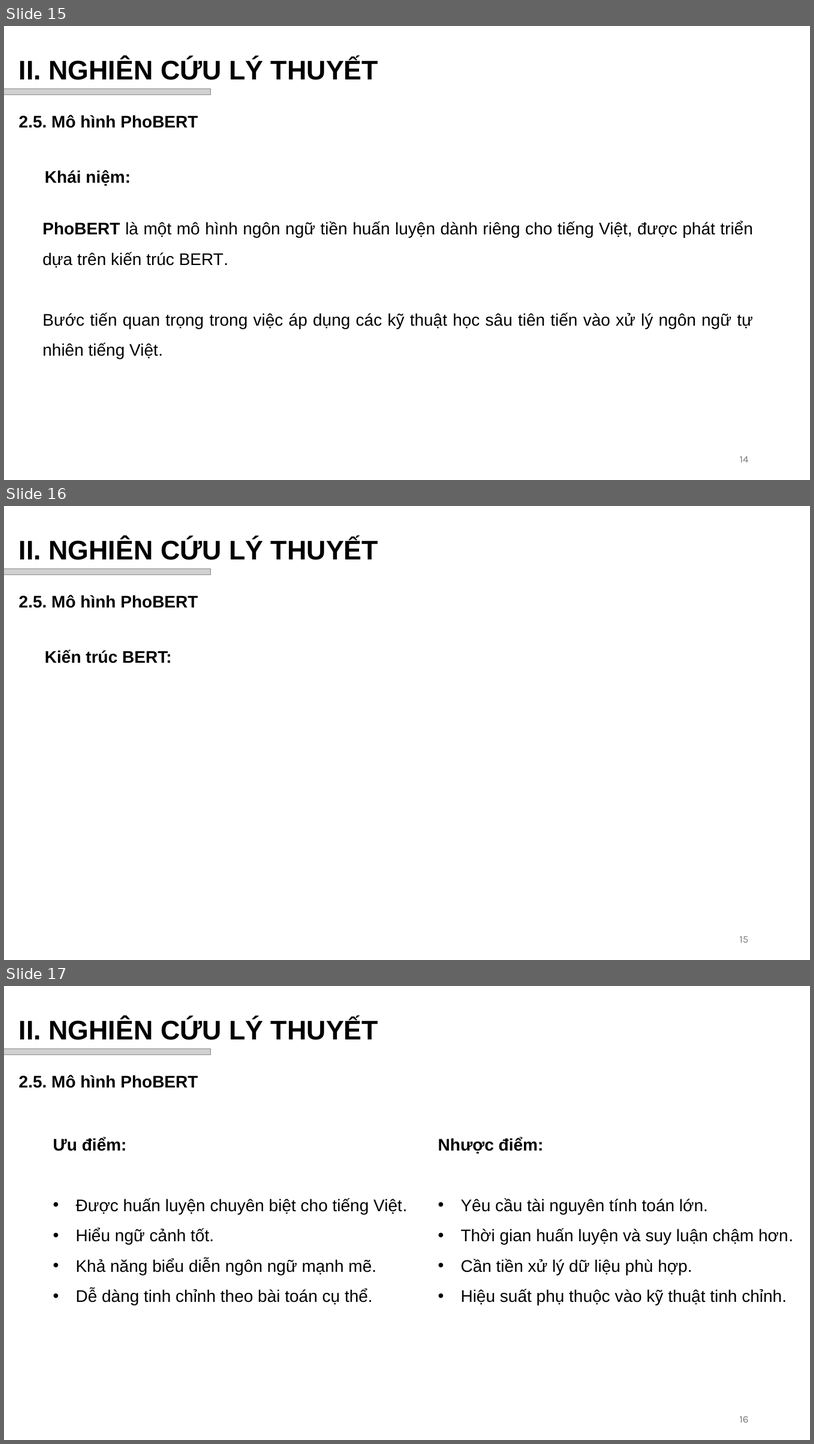
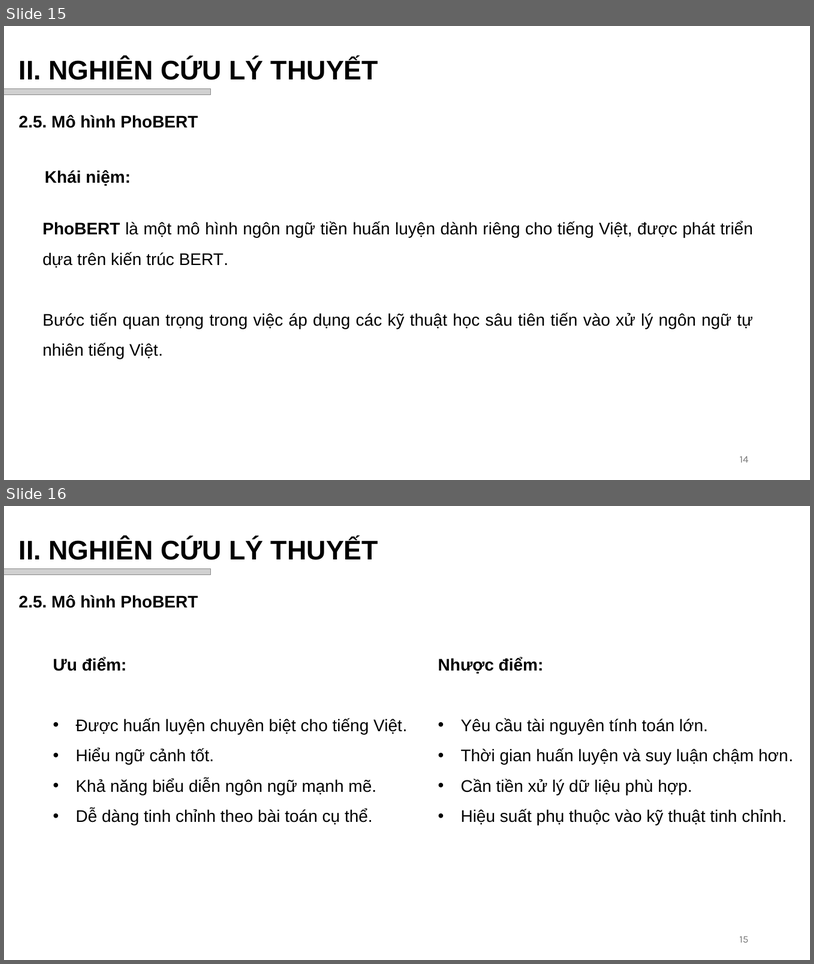
Before and after one commit to vhiepp/tn-da21ttb-110121209-duongvanhiep-sentiment-analysis, a slide deck: docs/pptx/Dương Văn Hiệp_110121209_DA21TTB.pptx. Shown one above the other, each under a label of ours: slides 15, 16 and 17 before the commit, slides 15 and 16 after it. The pictures are 814x1444 and 814x964 pixels, drawn with LibreOffice and Linux fonts; fonts in the diff are those of the drawing; grey boxes stand for pictures; background and template pictures are left out. Boxes give left, top, right and bottom in pixels: in the first picture for what was removed or moved away, otherwise in the second. Text is boxed around its words. In the diff, an @@ line names an element or a change of style, - is before the commit and + after.

```diff
--- a/docs/pptx/Dương Văn Hiệp_110121209_DA21TTB.pptx
+++ b/docs/pptx/Dương Văn Hiệp_110121209_DA21TTB.pptx
@@ slide 16 removed at (x1=4, y1=506, x2=810, y2=960), background #FFFFFF @@
@@ text removed at (x1=19, y1=538, x2=378, y2=560) @@
-II. NGHIÊN CỨU LÝ THUYẾT
@@ picture removed at (x1=4, y1=569, x2=210, y2=575) @@
@@ text removed at (x1=19, y1=595, x2=198, y2=608) @@
-2.5. Mô hình PhoBERT
@@ text removed at (x1=45, y1=649, x2=172, y2=663) @@
-Kiến trúc BERT:
@@ page number removed at (x1=740, y1=936, x2=749, y2=942) @@
-15
@@ what was slide 17 is now slide 16 @@
@@ page number at (x1=740, y1=936, x2=749, y2=942): text changed @@
-16
+15
```
Also in this commit, not shown: 2 slides changed, 18 slides added, 1 other file.
